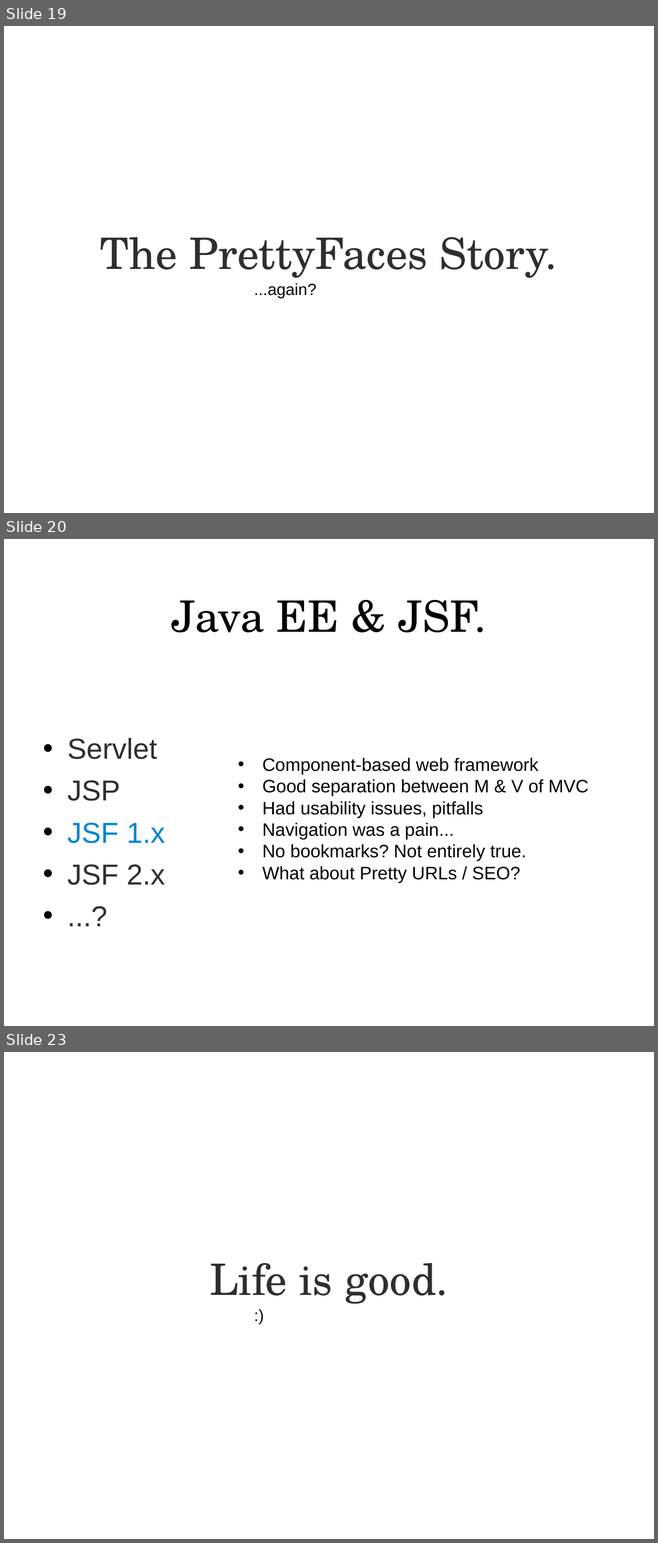
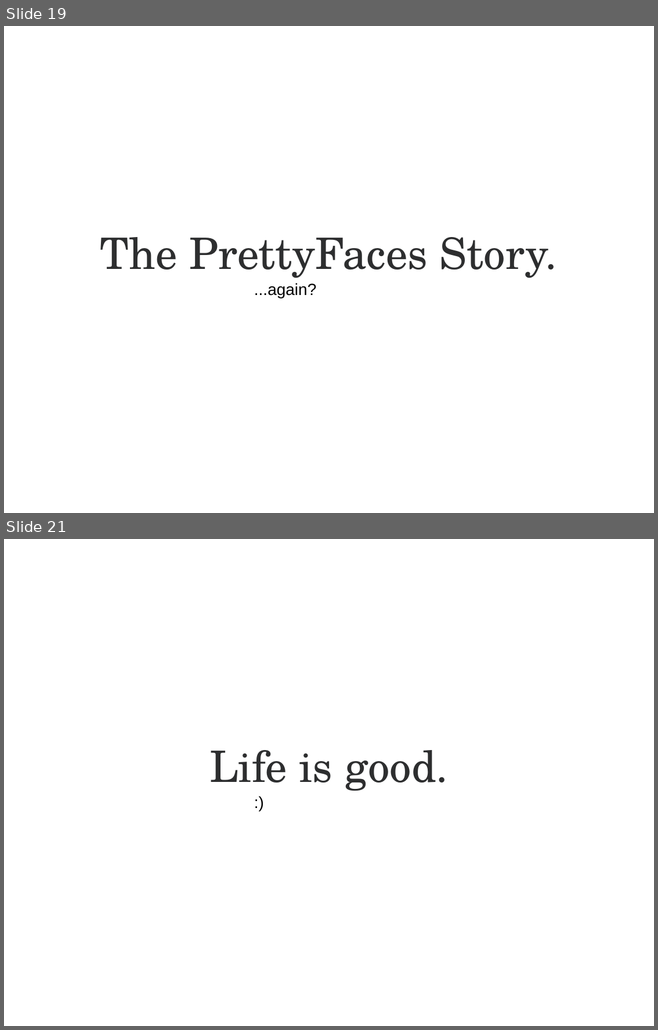
Before and after one commit to lincolnthree/talks, a slide deck: 2011_Beautiful_Java_EE_JAXConf.odp. Shown one above the other, each under a label of ours: slides 19, 20 and 23 before the commit, slides 19 and 21 after it; the slides between them are not shown. The pictures are 658x1543 and 658x1030 pixels, drawn with LibreOffice and Linux fonts; fonts in the diff are those of the drawing. Boxes give left, top, right and bottom in pixels: in the first picture for what was removed or moved away, otherwise in the second. Text is boxed around its words. In the diff, an @@ line names an element or a change of style, - is before the commit and + after.

```diff
--- a/2011_Beautiful_Java_EE_JAXConf.odp
+++ b/2011_Beautiful_Java_EE_JAXConf.odp
@@ slide 20 removed at (4,539,654,1026), background #FFFFFF @@
@@ title removed at (171,600,487,632) @@
-Java EE & JSF.
@@ text removed at (67,738,165,885) @@
-• Servlet
-• JSP
-• JSF 1.x
-• JSF 2.x
-• ...?
@@ text removed at (262,758,588,883) @@
-• Component-based web framework
-• Good separation between M & V of MVC
-• Had usability issues, pitfalls
-• Navigation was a pain...
-• No bookmarks? Not entirely true.
-• What about Pretty URLs / SEO?
@@ what was slide 23 is now slide 21 @@
```
Also in this commit, not shown: 3 slides added, 2 other slides removed, 1 other file.
